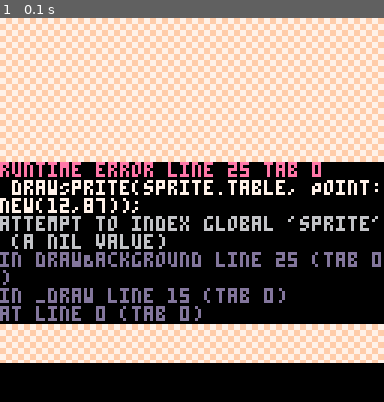
Above: before the commit, frame 1.
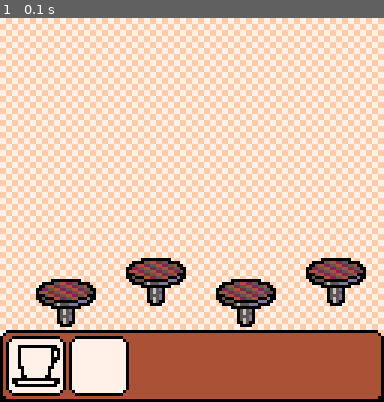
Above: after the commit, the same moment.

Repository: ditrytus/coffee-central
Game: PICO-8 cartridge carts/coffee-central.p8
Same seed, same stepped clock (60 frames per second), same inputs: the game is played once before the commit and once after it.
Inputs:
- Up to frame 1 (0.1 s): no input

The runs differ from the first frame. In frame 1, 56% of the frame differs, in the area x 0-100%, y 37-100%.
Error before the commit: runtime error line 25 tab 0; drawSprite(sprite.table, Point:new(12,87));; attempt to index global 'sprite' (a nil value)

Commit message:
More tables.

Diff:
--- a/carts/coffee-central.p8
+++ b/carts/coffee-central.p8
@@ -7,7 +7,7 @@
 -- SYSTEM FUNCTIONS
 
 function _init()
-
+ initSprites();
  initMenu();
 end
 
@@ -26,6 +26,9 @@
  fillp(0);
 
  drawSprite(sprite.table, Point:new(12,87));
+ drawSprite(sprite.table, Point:new(42,80));
+ drawSprite(sprite.table, Point:new(72,87));
+ drawSprite(sprite.table, Point:new(102,80));
 end
 
 -- SPRITES
@@ -49,7 +52,7 @@
 function drawSprite(s, pos)
  local sRect = s.rect;
  palt(black, false);
- palt(sprite.bkg, true);
+ palt(s.bkg, true);
  sspr(sRect.x, sRect.y, sRect.width, sRect.height, pos.x, pos.y);
  palt();
 end
